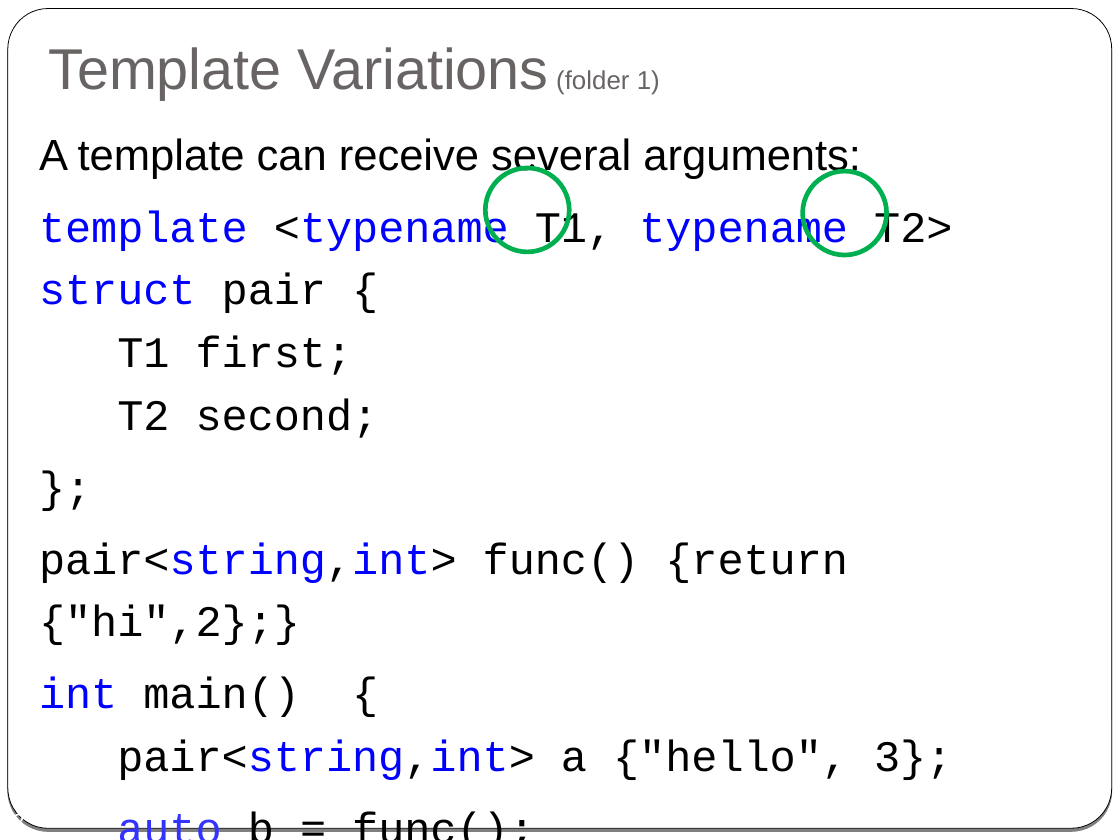
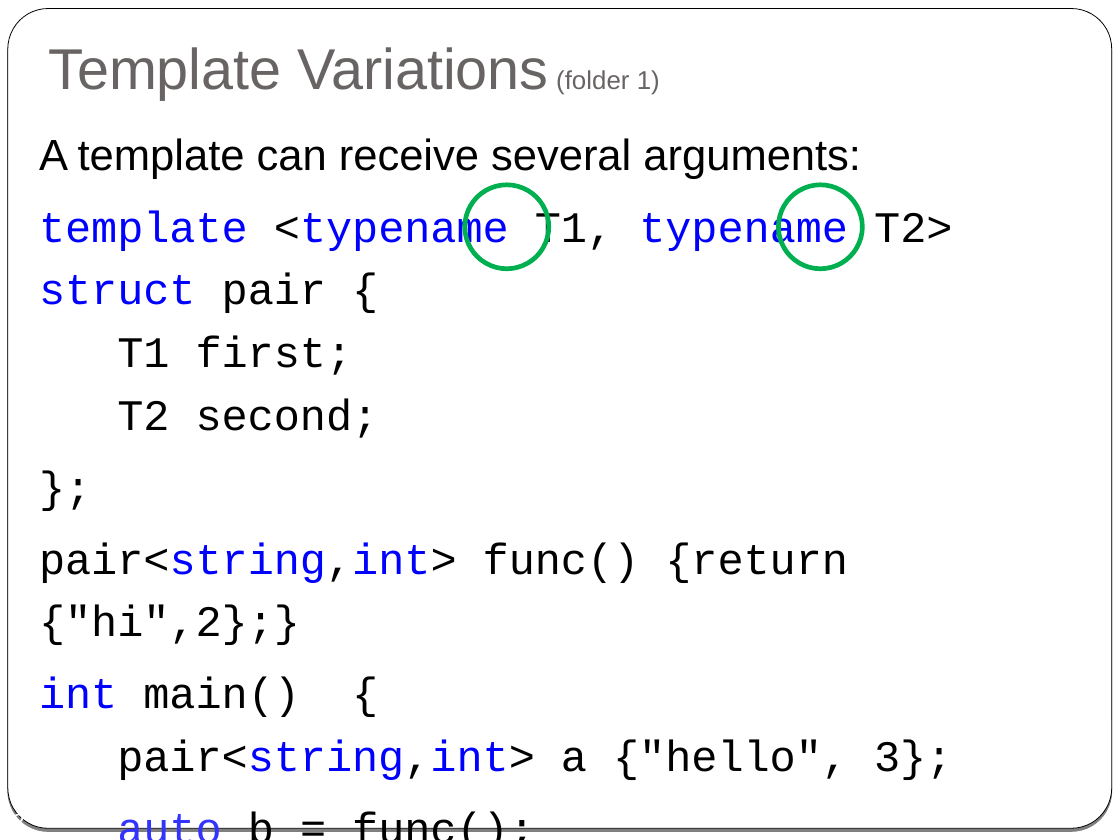
Before and after one commit to cpp-at-ariel/cpp-5781, a slide deck: slide 2 of 09-specializations-metaprogramming/slides.odp. Drawn at 1120x840 pixels with LibreOffice and Linux fonts; fonts in the diff are those of the drawing. Boxes give left, top, right and bottom in pixels: in the first picture for what was removed or moved away, otherwise in the second. Text is boxed around its words. In the diff, an @@ line names an element or a change of style, - is before the commit and + after.

```diff
--- a/09-specializations-metaprogramming/slides.odp
+++ b/09-specializations-metaprogramming/slides.odp
@@ ellipse: place and size @@
-ellipse at [485,168,569,252]
+ellipse at [465,185,549,269]
@@ ellipse: place and size @@
-ellipse at [803,171,887,255]
+ellipse at [778,185,862,269]
```
Also in this commit, not shown: 5 other slides changed, 29 other files.
